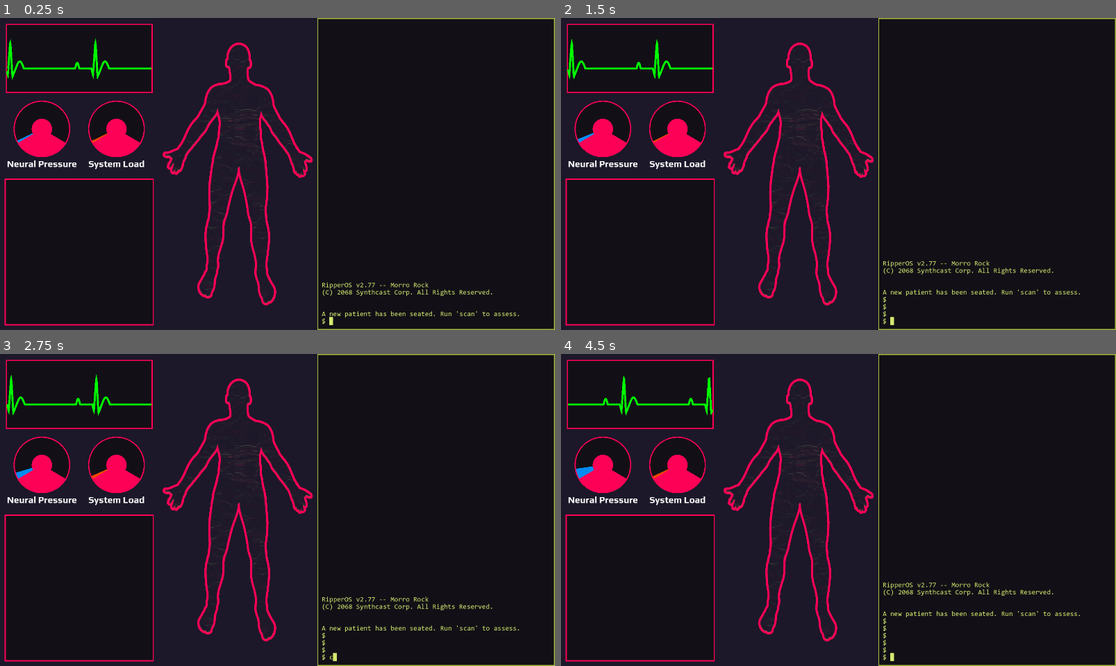
Above: before the commit, frames 1-4 (two rows, left to right).
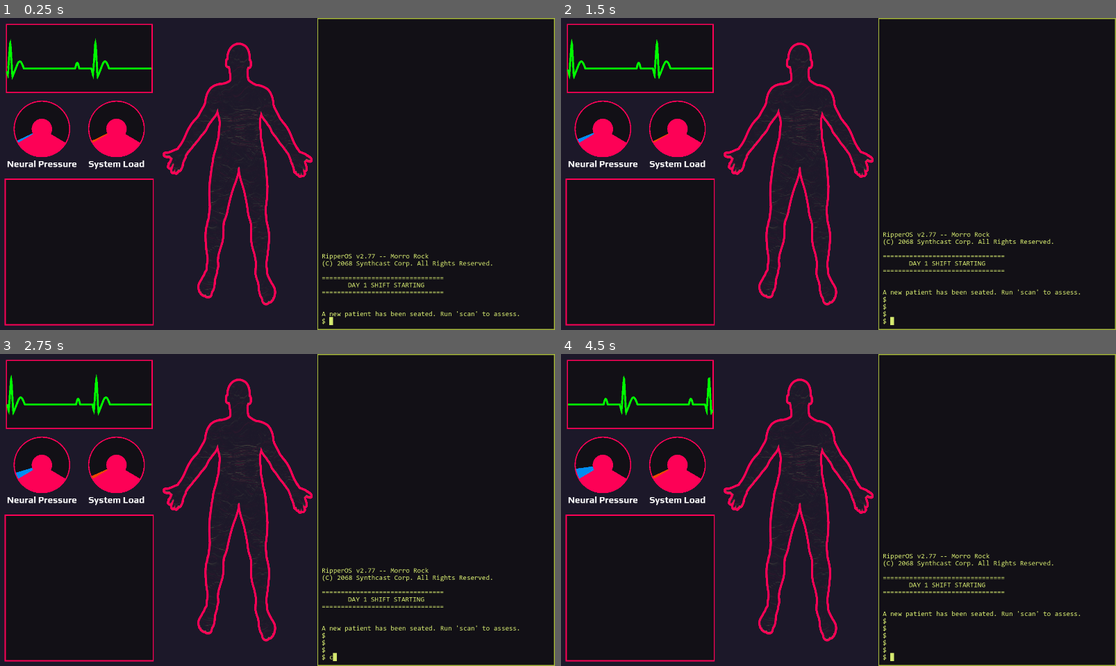
Above: after the commit, the same moments.

Repository: aaronrjackson/ripperdoc
Game: Godot game, scene res://main.tscn
Two runs of this game, one before a commit and one after it. Both use one fixed random seed, a clock stepped at 60 frames per second and the inputs below.
Inputs:
- Up to frame 1 (0.25 s): no input
- Up to frame 2 (1.5 s): tap Enter at 0.5, 0.6 s; hold Right 0.53-1.28 s; hold Down from 1.28 s (still down); tap Keypad Enter at 1.35 s
- Up to frame 3 (2.75 s): release Down at 2.03 s; hold Right from 2.03 s (still down); tap C at 2.1 s
- Up to frame 4 (4.5 s): release Right at 2.78 s; hold Up 2.78-3.53 s; tap Backspace at 2.85 s; hold Left from 3.53 s (still down); tap Enter at 3.6 s; tap Keypad Enter at 4.35 s

The runs differ from the first frame. In frame 1, 0.9% of the frame differs, in the area x 58-89%, y 75-90%; in frame 2, 0.9%, in the area x 58-89%, y 68-83%; in frame 3, 0.9%; in frame 4, 0.9%.

Commit message:
various terminal enhancements

Diff:
--- a/game_manager.gd
+++ b/game_manager.gd
@@ -8,6 +8,7 @@
 signal vitals_changed(load: float, pressure: float)
 signal vfib_started
 signal vfib_resolved
+signal day_advanced(new_day: int)
 
 var roster: CharacterRoster
 var current_character: Character = null
@@ -34,6 +35,10 @@
 var vfib_processes: Array = [] # list of dicts with pid, name, descriptor
 var vfib_timer: float = 0.0
 var vfib_time_limit: float = 35.0
+
+var current_day: int = 1
+var patients_today: int = 0
+var patients_per_day: int = 5
 
 var nodes: Array = []
 
@@ -57,7 +62,7 @@
 func _ready() -> void:
 	roster = load("res://data/character_roster.tres")
 	_load_names()
-	# wait two frames so all scene nodes are ready before emitting character_loaded
+	character_dismissed.connect(_on_character_dismissed)
 	await get_tree().process_frame
 	await get_tree().process_frame
 
@@ -111,40 +116,66 @@
 	_maybe_upload_viruses(character)
 	_maybe_trigger_vfib()
 
+func _on_character_dismissed() -> void:
+	patients_today += 1
+	if patients_today >= _get_patients_per_day():
+		patients_today = 0
+		current_day += 1
+		day_advanced.emit(current_day)
+
 func _generate_character() -> Character:
 	var c = Character.new()
 
 	c.character_name = roster.names.pick_random()
 
-	# pick random cyberware (no duplicates)
 	var cyberware_pool = roster.cyberware_pool.duplicate()
 	cyberware_pool.shuffle()
 	var ware_count = randi_range(1, 3)
 	var cyberware: Array[Cyberware] = []
 	for i in ware_count:
 		var ware = cyberware_pool[i].duplicate()
-		ware.drivers = _pick_drivers(ware)
+		# ware.drivers still has the full resource pool here; _assign_drivers reads it then replaces it
 		cyberware.append(ware)
 	c.cyberware = cyberware
-
-	# pick virus count via weighted roll
+	_assign_drivers(c.cyberware)
+
 	var all_types = Virus.Type.values()
 	all_types.shuffle()
-	var virus_roll = randf()
-	var virus_count: int
-	if virus_roll < 0.01: # 1% chance: three viruses
-		virus_count = 3
-	elif virus_roll < 0.26: # 25% chance: two viruses
-		virus_count = 2
-	elif virus_roll < 0.96: # 70% chance: one virus
-		virus_count = 1
-	else: # 4% chance: no virus
-		virus_count = 0
+	var virus_count = _get_virus_count_for_day()
+	virus_count = min(virus_count, all_types.size())
 	for i in virus_count:
 		c.virus_types.append(all_types[i])
 
-	print("viruses: ", c.virus_types.map(func(v): return Virus.Type.keys()[v]))
+	print("day: ", current_day, " | drivers: ", c.cyberware.reduce(func(acc, w): return acc + w.drivers.size(), 0), " | viruses: ", c.virus_types.map(func(v): return Virus.Type.keys()[v]))
 	return c
+
+func _get_patients_per_day() -> int:
+	# day 1-2: 2 patients. increases by 1 every 2 days, hard cap at 6.
+	if current_day <= 2:
+		return 2
+	return min(2 + (current_day - 2) / 2, 6)
+
+func _assign_drivers(cyberware: Array[Cyberware]) -> void:
+	var total_cap = _get_max_drivers_for_day()
+
+	# build flat pool from the resource-defined drivers before clearing
+	var pool: Array = []
+	for ware in cyberware:
+		for driver in ware.drivers:
+			pool.append({"ware": ware, "driver": driver})
+	pool.shuffle()
+
+	# clear all, then assign up to cap
+	for ware in cyberware:
+		ware.drivers = []
+
+	var assigned = 0
+	for entry in pool:
+		if assigned >= total_cap:
+			break
+		entry.ware.drivers.append(entry.driver)
+		driver_to_install.append(entry.driver)
+		assigned += 1
 
 func dismiss_character() -> void:
 	current_character = null
@@ -155,15 +186,15 @@
 	if is_dead:
 		return
 	is_dead = true
-	character_died.emit()
+	character_died.emit() # emit BEFORE dismiss so terminal can still read the name
 	dismiss_character()
-	# schedule next patient after the death sequence plays out in the terminal
 	next_character(DEATH_SEQUENCE_DURATION)
 
 func _pick_drivers(ware: Cyberware) -> Array[Driver]:
 	var pool = ware.drivers.duplicate()
 	pool.shuffle()
-	var count = min(randi_range(1, 3), pool.size())
+	var max_drivers = _get_max_drivers_for_day()
+	var count = min(randi_range(1, max_drivers), pool.size())
 	var result: Array[Driver] = []
 	for i in count:
 		result.append(pool[i])
@@ -194,6 +225,12 @@
 			if driver.driver_name not in installed_drivers:
 				return false
 	return true
+
+func _get_max_drivers_for_day() -> int:
+	# Day 1: exactly 1 driver. Increases by 1 every 2 days after that, hard cap at 5.
+	if current_day == 1:
+		return 1
+	return min(1 + (current_day - 1) / 2, 5)
 
 #endregion
 
@@ -236,6 +273,36 @@
 		if v.type == type and not v.quarantined:
 			return true
 	return false
+
+func _get_virus_count_for_day() -> int:
+	var roll = randf()
+	match current_day:
+		1:
+			return 0
+		2:
+			if roll < 0.50:
+				return 0
+			else:
+				return 1
+		3, 4:
+			if roll < 0.15:
+				return 0
+			elif roll < 0.85:
+				return 1
+			else:
+				return 2
+		_:
+			var extra = min(current_day - 5, 5)
+			var two_threshold = 0.40 + extra * 0.05
+			var three_threshold = two_threshold + 0.10 + extra * 0.02
+			if roll < 0.10:
+				return 0
+			elif roll < two_threshold:
+				return 1
+			elif roll < three_threshold:
+				return 2
+			else:
+				return 3
 
 #endregion
 
--- a/terminal.gd
+++ b/terminal.gd
@@ -27,9 +27,12 @@
 	GameManager.character_died.connect(_on_character_died)
 	GameManager.vfib_started.connect(_on_vfib_started)
 	GameManager.vfib_resolved.connect(_on_vfib_resolved)
+	GameManager.day_advanced.connect(_on_day_advanced)
 
 	output.append("RipperOS v2.77 -- Morro Rock")
 	output.append("(C) 2068 Synthcast Corp. All Rights Reserved.")
+	output.append("")
+	_print_day_header(GameManager.current_day)
 	output.append("")
 	await get_tree().process_frame
 	await get_tree().process_frame
@@ -44,16 +47,15 @@
 	_redraw()
 
 func _on_character_died() -> void:
+	var char_name = GameManager.current_character.character_name if GameManager.current_character else "patient"
+
 	if in_minigame:
 		in_minigame = false
 		minigame_commands.clear()
 		output = saved_output.duplicate()
 
-	var char_name = GameManager.current_character.character_name if GameManager.current_character else "patient"
 	output.append(char_name + " has perished...")
-	input_locked = true
-	_redraw()
-	# game_manager handles scheduling the next character; terminal just locks until character_loaded fires
+	_redraw()
 
 func _on_vfib_started() -> void:
 	output.append("WARNING: cardiac anomaly detected. run 'diagnose cardiac' immediately.")
@@ -61,6 +63,17 @@
 
 func _on_vfib_resolved() -> void:
 	output.append("cardiac rhythm restored.")
+	_redraw()
+
+func _print_day_header(day: int) -> void:
+	output.append("================================")
+	output.append("       DAY " + str(day) + " SHIFT STARTING")
+	output.append("================================")
+
+func _on_day_advanced(new_day: int) -> void:
+	output.append("")
+	_print_day_header(new_day)
+	output.append("")
 	_redraw()
 
 
@@ -303,6 +316,8 @@
 				return
 			output.append("PATIENT: " + GameManager.current_character.character_name)
 			for cyberware in GameManager.current_character.cyberware:
+				if cyberware.drivers.is_empty():
+					continue
 				output.append("[" + cyberware.manufacturer + "] " + cyberware.device_name)
 				for driver in cyberware.drivers:
 					var status = "installed" if driver.driver_name in GameManager.installed_drivers else "MISSING"
@@ -333,6 +348,7 @@
 					output.append("patient still has missing drivers. run 'scan' to check.")
 					output.append("otherwise, run with --force to forcibly remove patient (NOT RECOMMENDED)")
 					return
+			output.append("patient successfully discharged.")
 			GameManager.dismiss_character()
 			GameManager.next_character()
 
@@ -452,13 +468,17 @@
 
 			minigame_commands.clear()
 			current_minigame = null
-			output = saved_output.duplicate()
 			_fade_bodypart(bodypart)
 
 			if GameManager.is_dead:
+				# _on_character_died already restored saved_output and appended the death message
+				# do NOT overwrite output here
 				minigame.queue_free()
 				_redraw()
 				return
+
+			output = saved_output.duplicate()
+
 			if GameManager.installed_drivers.has(current_minigame_driver):
 				output.append(target + ": installed successfully.")
 			else:
Not shown: 1 places in main.tscn that only renumber resources
